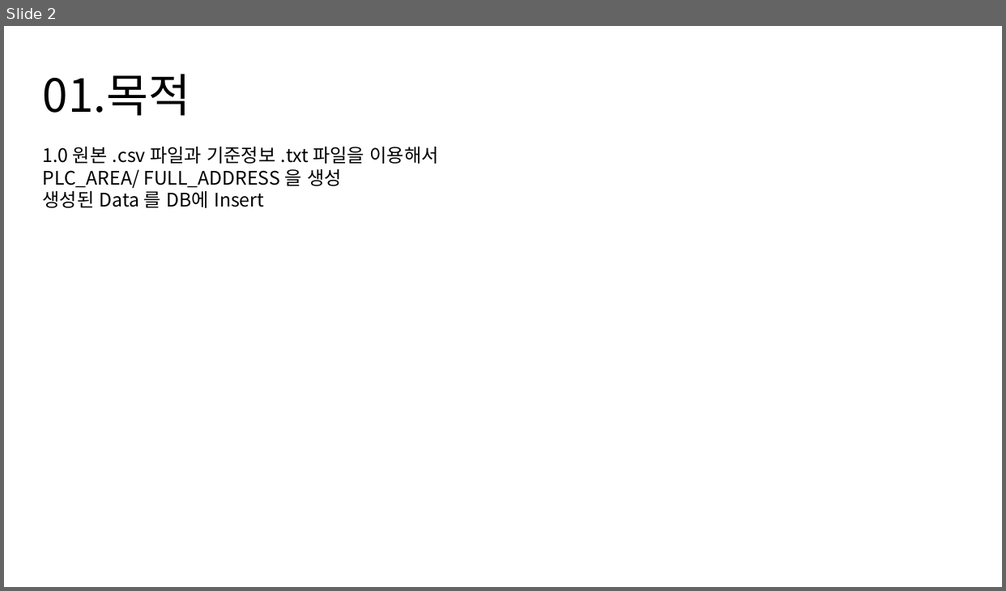
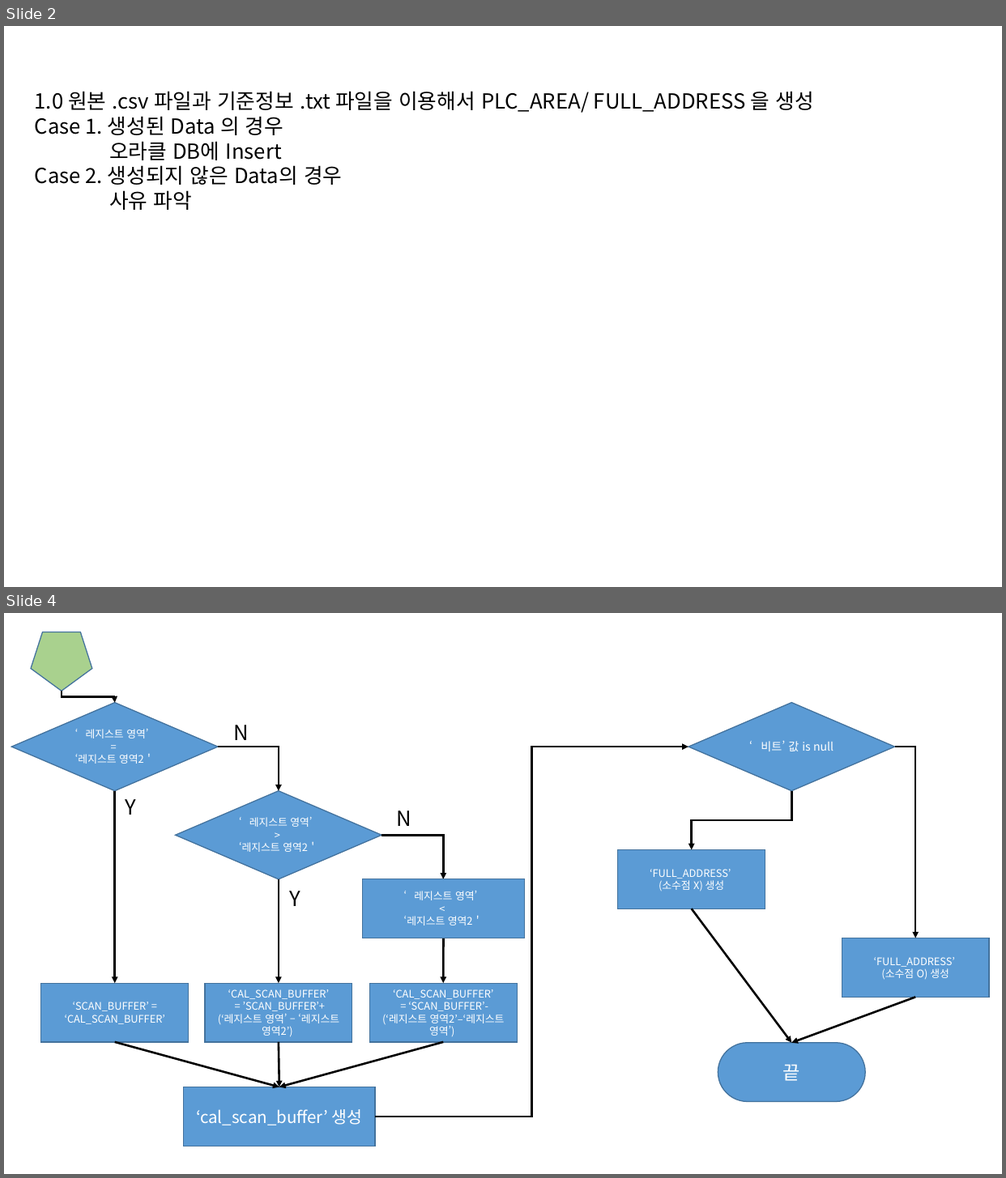
Before and after one commit to ktw09876/Python, a slide deck: Nori_tool_address/Nori_tool_flowchart/Addr_속성정보 변환.pptx. Shown one above the other, each under a label of ours: slide 2 before the commit, slides 2 and 4 after it; the slides between them are not shown. The pictures are 1006x591 and 1006x1178 pixels, drawn with LibreOffice and Linux fonts; fonts in the diff are those of the drawing. Boxes give left, top, right and bottom in pixels: in the first picture for what was removed or moved away, otherwise in the second. Text is boxed around its words. In the diff, an @@ line names an element or a change of style, - is before the commit and + after.

```diff
--- a/Nori_tool_address/Nori_tool_flowchart/Addr_속성정보 변환.pptx
+++ b/Nori_tool_address/Nori_tool_flowchart/Addr_속성정보 변환.pptx
@@ slide 4 added at (4,613,1002,1174), background #FFFFFF @@
@@ pentagon added at (31,632,92,691), fill #A9D18E, outline #43739E 1 pt @@
@@ diamond added at (11,703,218,791), fill #5B9BD5, outline #43739E 1 pt, 10 pt, text #FFFFFF @@
+‘레지스트 영역’
+=
+‘레지스트 영역2＇
@@ elbow arrow added from (62, 691) to (115, 703), #000000 2 pt @@
@@ diamond added at (688,703,895,791), fill #5B9BD5, outline #43739E 1 pt, 11 pt, text #FFFFFF @@
+‘비트’ 값 is null
@@ text added at (233,725,249,740), 20 pt, text #000000 @@
+N
@@ elbow arrow added from (218, 747) to (279, 791), #000000 2 pt @@
@@ elbow arrow added from (375, 1117) to (688, 747), #000000 2 pt @@
@@ elbow arrow added from (895, 747) to (916, 939), #000000 2 pt @@
@@ arrow added from (115, 791) to (115, 983), #000000 2 pt @@
@@ text added at (126,799,137,815), 20 pt, text #000000 @@
+Y
@@ diamond added at (176,791,382,879), fill #5B9BD5, outline #43739E 1 pt, 10 pt, text #FFFFFF @@
+‘레지스트 영역’
+>
+‘레지스트 영역2＇
@@ elbow arrow added from (791, 791) to (691, 850), #000000 2 pt @@
@@ text added at (397,811,412,826), 20 pt, text #000000 @@
+N
@@ elbow arrow added from (382, 835) to (444, 879), #000000 2 pt @@
@@ rectangle added at (618,850,765,909), fill #5B9BD5, outline #43739E 1 pt, 10 pt, text #FFFFFF @@
+‘FULL_ADDRESS’
+(소수점 X) 생성
@@ arrow added from (279, 879) to (279, 983), #000000 2 pt @@
@@ rectangle added at (363,879,525,939), fill #5B9BD5, outline #43739E 1 pt, 10 pt, text #FFFFFF @@
+‘레지스트 영역’
+<
+‘레지스트 영역2＇
@@ text added at (289,891,300,906), 20 pt, text #000000 @@
+Y
@@ arrow added from (691, 909) to (791, 1043), #000000 2 pt @@
@@ arrow added from (444, 939) to (444, 983), #000000 2 pt @@
@@ rectangle added at (842,939,989,998), fill #5B9BD5, outline #43739E 1 pt, 10 pt, text #FFFFFF @@
+‘FULL_ADDRESS’
+(소수점 O) 생성
@@ rectangle added at (41,983,189,1043), fill #5B9BD5, outline #43739E 1 pt, 10 pt, text #FFFFFF @@
+‘SCAN_BUFFER’ = ‘CAL_SCAN_BUFFER’
@@ rectangle added at (205,983,352,1043), fill #5B9BD5, outline #43739E 1 pt, 10 pt, text #FFFFFF @@
+‘CAL_SCAN_BUFFER’
+= ’SCAN_BUFFER’+(‘레지스트 영역’ – ‘레지스트 영역2’)
@@ rectangle added at (369,983,517,1043), fill #5B9BD5, outline #43739E 1 pt, 10 pt, text #FFFFFF @@
+‘CAL_SCAN_BUFFER’
+= ‘SCAN_BUFFER’-(‘레지스트 영역2’–‘레지스트 영역’)
@@ arrow added from (916, 997) to (791, 1043), #000000 2 pt @@
@@ arrow added from (115, 1043) to (279, 1088), #000000 2 pt @@
@@ arrow added from (279, 1043) to (279, 1088), #000000 2 pt @@
@@ arrow added from (444, 1043) to (279, 1088), #000000 2 pt @@
@@ rounded rectangle added at (718,1043,866,1102), fill #5B9BD5, outline #43739E 1 pt, 18 pt, text #FFFFFF @@
+끝
@@ rectangle added at (184,1088,375,1147), fill #5B9BD5, outline #43739E 1 pt, 16 pt, text #FFFFFF @@
+‘cal_scan_buffer’ 생성
@@ slide 2 changed as well @@
@@ text at (35,91,813,210): text changed; size 18 to 20 pt @@
-01.목적
-1.0 원본 .csv 파일과 기준정보 .txt 파일을 이용해서
-PLC_AREA/ FULL_ADDRESS 을 생성
-생성된 Data 를 DB에 Insert
+1.0 원본 .csv 파일과 기준정보 .txt 파일을 이용해서 PLC_AREA/ FULL_ADDRESS 을 생성
+Case 1. 생성된 Data 의 경우
+오라클 DB에 Insert
+Case 2. 생성되지 않은 Data의 경우
+사유 파악
```
Also in this commit, not shown: 1 other slide changed, 2 other slides added, 1 slide removed, 2 other files.
